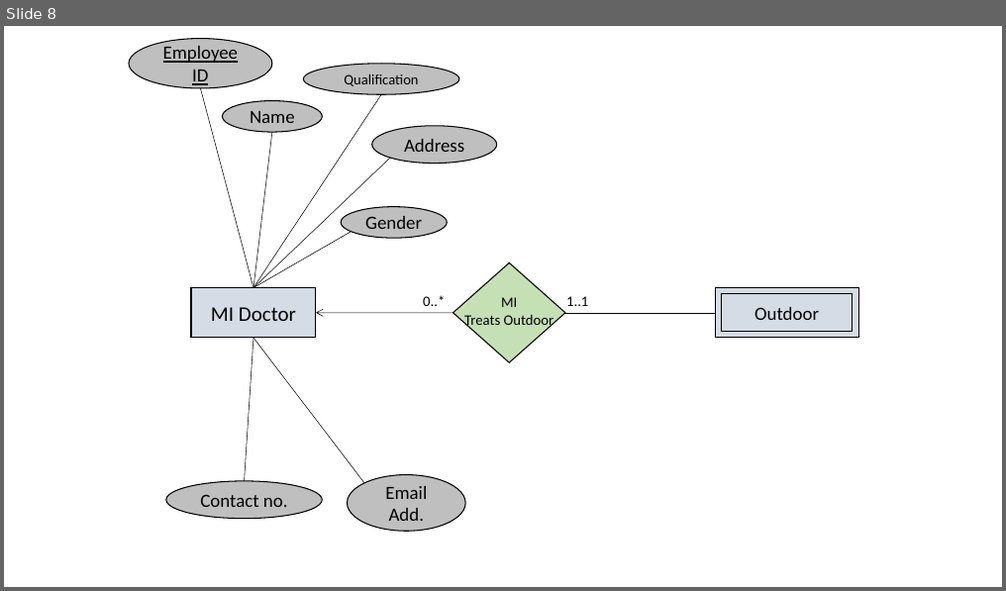
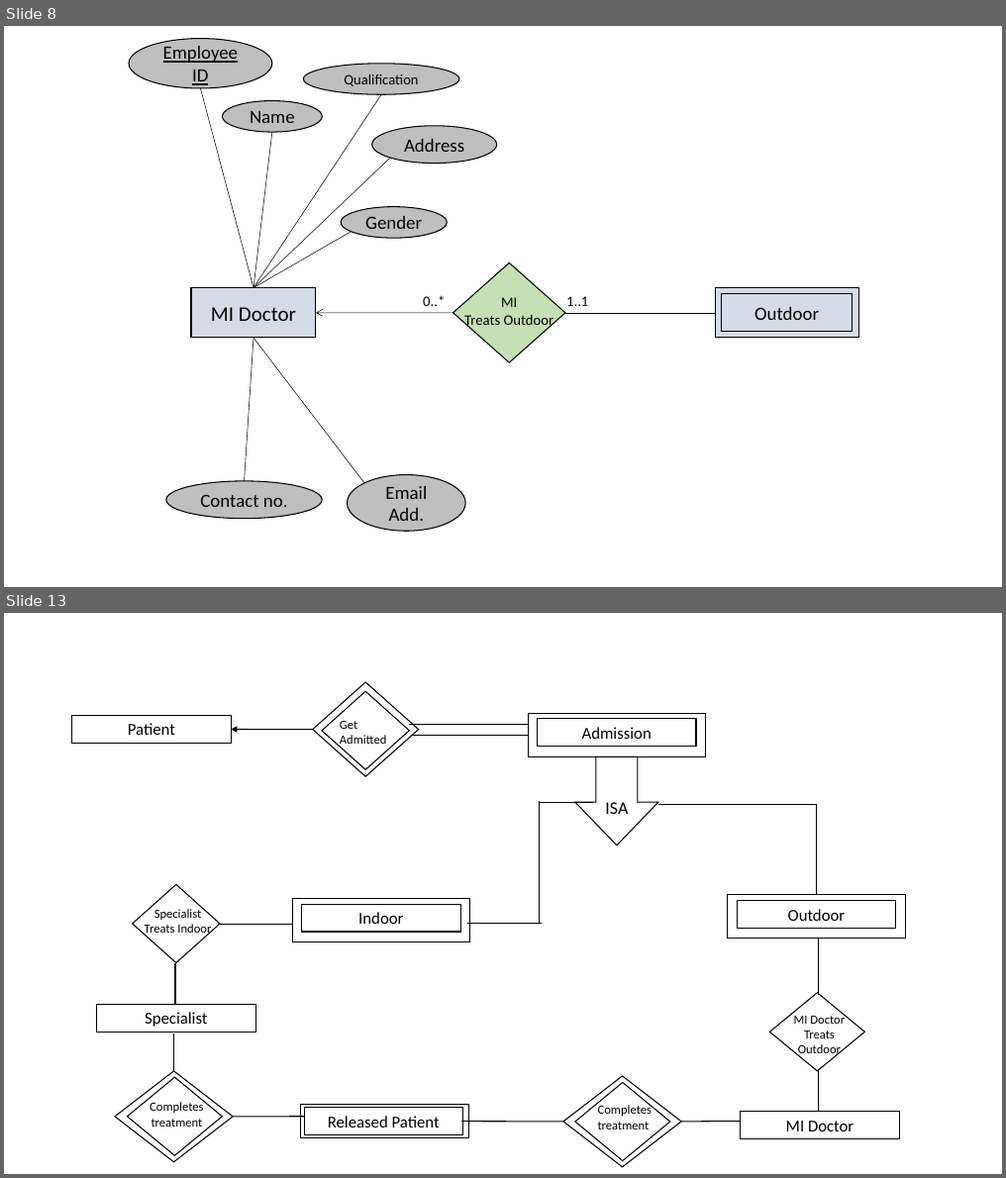
Before and after one commit to zahangir0cse/doctor-patient-crud-system-using-spring-mvc-hibernate-and-mysql-database, a slide deck: ERD Design.pptx. Shown one above the other, each under a label of ours: slide 8 before the commit, slides 8 and 13 after it; the slides between them are not shown. The pictures are 1006x591 and 1006x1178 pixels, drawn with LibreOffice and Linux fonts; fonts in the diff are those of the drawing. Boxes give left, top, right and bottom in pixels: in the first picture for what was removed or moved away, otherwise in the second. Text is boxed around its words. In the diff, an @@ line names an element or a change of style, - is before the commit and + after.

```diff
--- a/ERD Design.pptx
+++ b/ERD Design.pptx
@@ slide 13 added at (4, 613, 1002, 1174), background #FFFFFF @@
@@ group added at (72, 682, 905, 1167): 15 lines, 11 rectangles, 8 diamonds, 5 texts, 1 arrow, 1 down arrow @@
+Indoor
+Patient
+Admission
+Get
+Admitted
+Specialist
+MI Doctor
+Released Patient
+ISA
+Outdoor
+Specialist
+Treats Indoor
+MI Doctor
+Treats Outdoor
+Completes
+treatment
+Completes
+treatment
```
Also in this commit, not shown: 4 slides changed, 3 other slides added.
